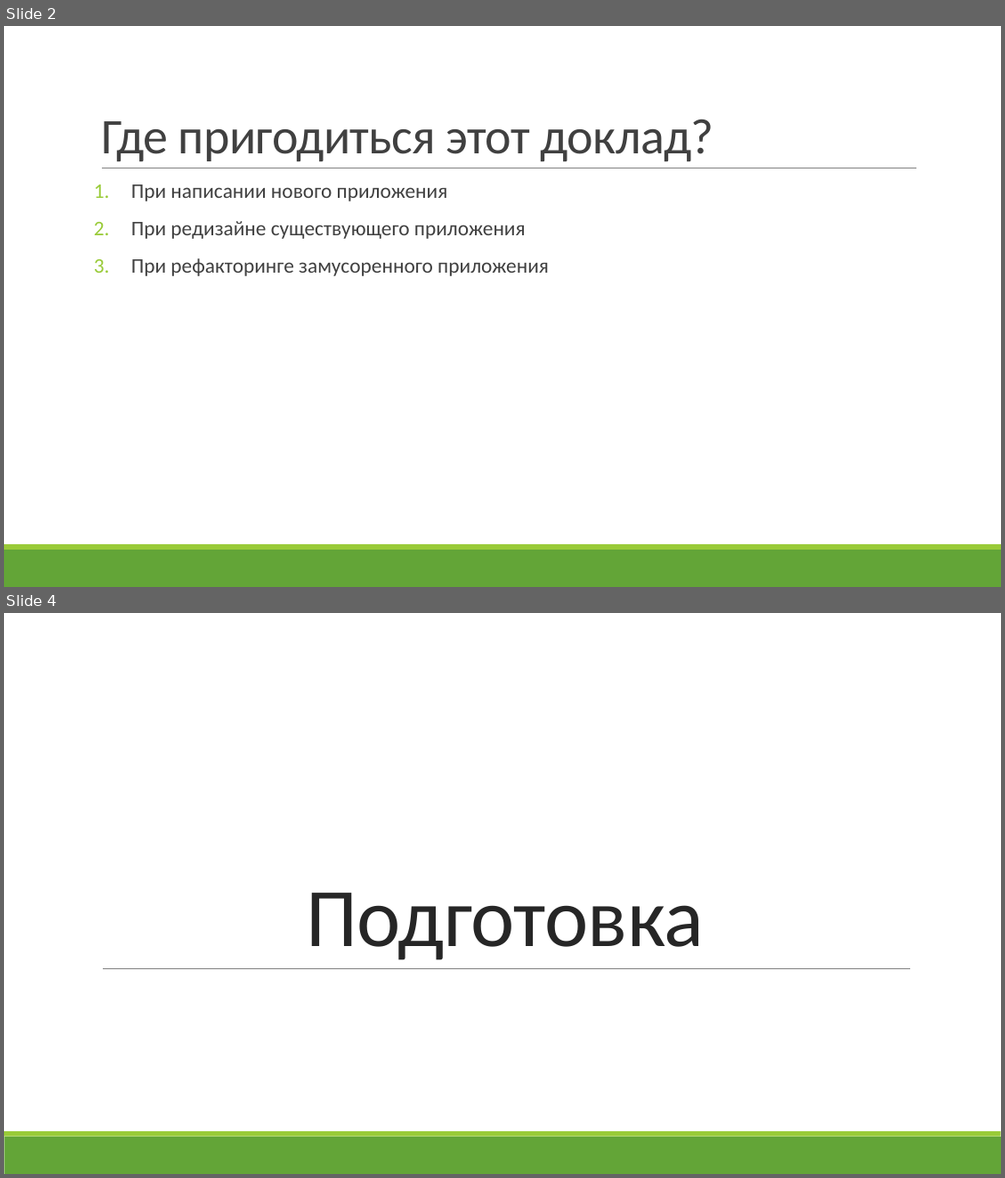
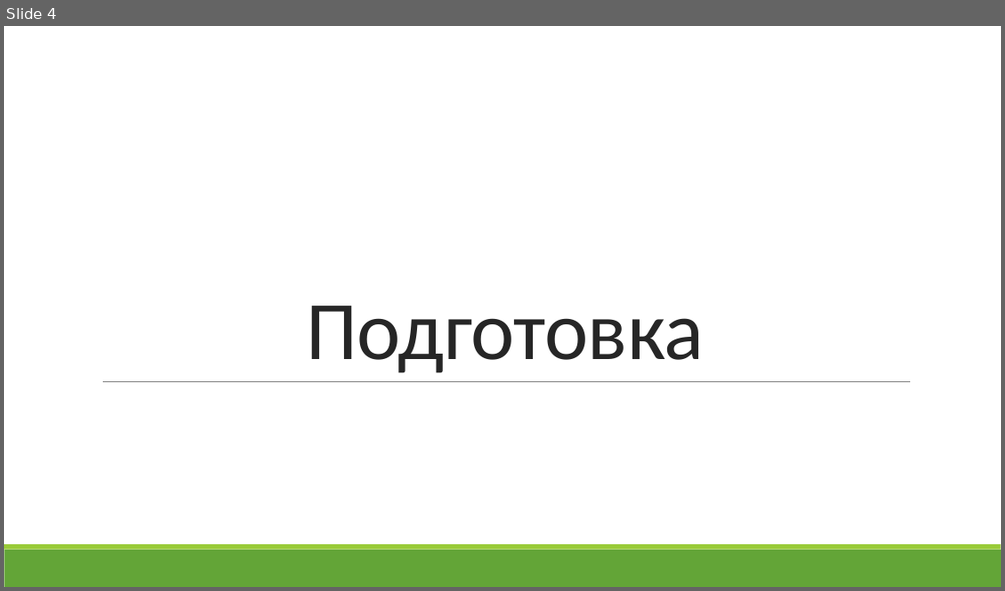
Before and after one commit to ZebanNikolay/android-style-best-practices, a slide deck: Большая стирка тем и стилей в Android.pptm. Shown one above the other, each under a label of ours: slides 2 and 4 before the commit, slide 4 after it; the slides between them are not shown. The pictures are 1005x1178 and 1005x591 pixels, drawn with LibreOffice and Linux fonts; fonts in the diff are those of the drawing. Boxes give left, top, right and bottom in pixels: in the first picture for what was removed or moved away, otherwise in the second. Text is boxed around its words. In the diff, an @@ line names an element or a change of style, - is before the commit and + after.

```diff
--- a/Большая стирка тем и стилей в Android.pptm
+++ b/Большая стирка тем и стилей в Android.pptm
@@ slide 2 removed at box(4, 26, 1001, 587), background #FFFFFF; not listed: 2 template elements that a slide beside it also shows @@
@@ title removed at box(101, 119, 714, 161) @@
-Где пригодиться этот доклад?
@@ line removed from (102, 168) to (917, 168) @@
@@ text removed at box(131, 184, 549, 276) @@
-1. При написании нового приложения
-2. При редизайне существующего приложения
-3. При рефакторинге замусоренного приложения
```
Also in this commit, not shown: 9 slides changed, 3 slides added, 1 other slide removed.
